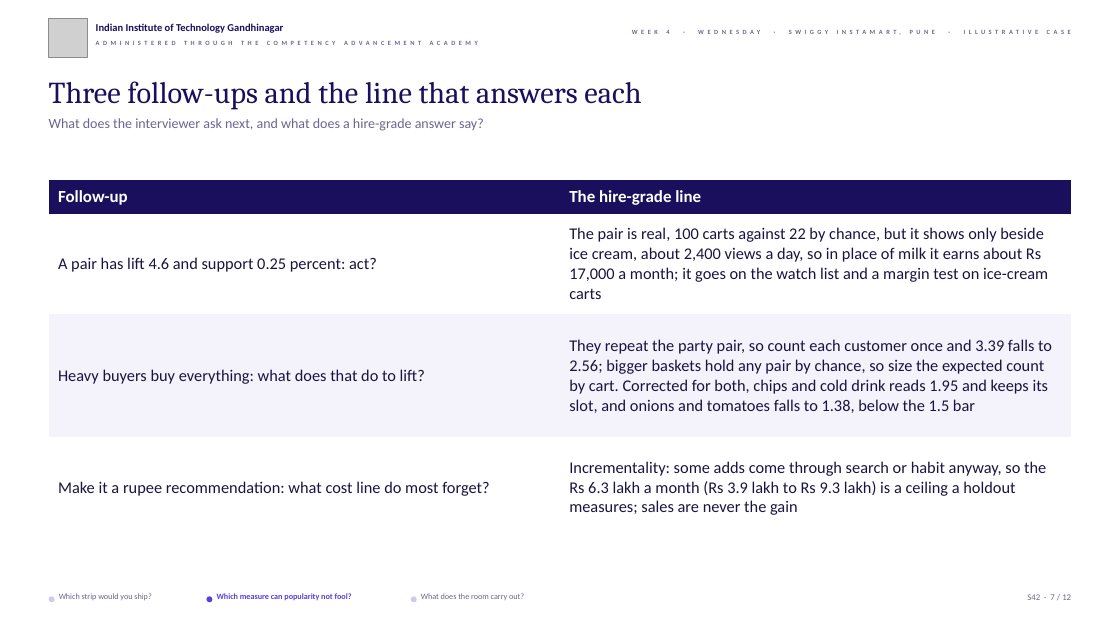
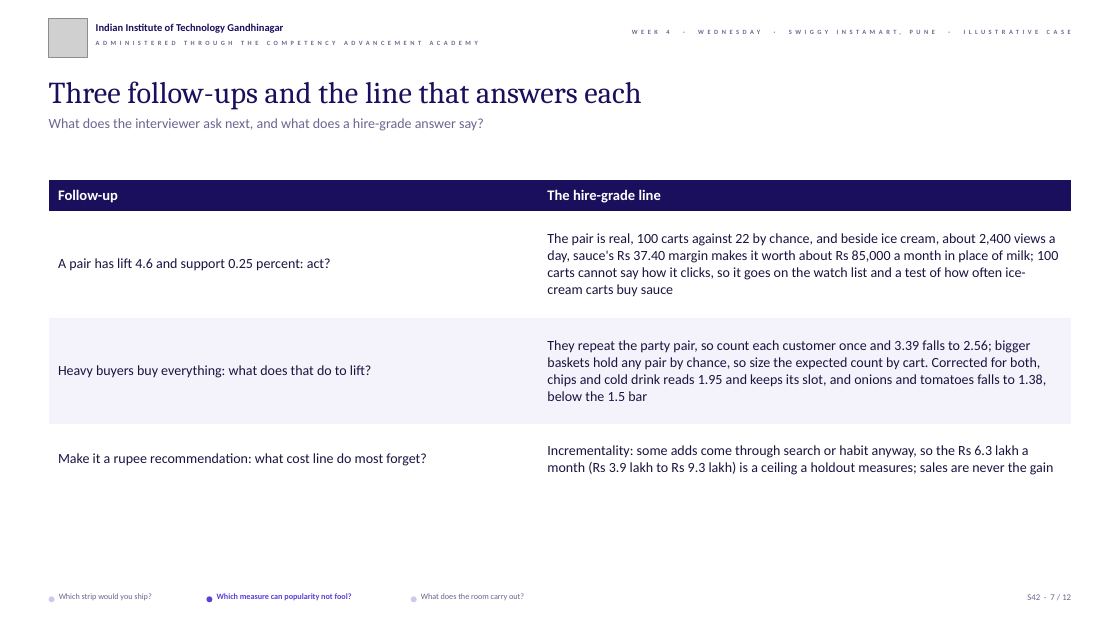
Before and after one commit to fde-academy-lab/c2-content-factory, a slide deck: slide 7 of content/W04/D3/slides/C2_W04_D03_half2_STUDENT.pptx. Drawn at 1120x630 pixels with LibreOffice and Linux fonts; fonts in the diff are those of the drawing; grey boxes stand for pictures; background and template pictures are left out. Boxes give left, top, right and bottom in pixels: in the first picture for what was removed or moved away, otherwise in the second. Text is boxed around its words. In the diff, an @@ line names an element or a change of style, - is before the commit and + after.

```diff
--- a/content/W04/D3/slides/C2_W04_D03_half2_STUDENT.pptx
+++ b/content/W04/D3/slides/C2_W04_D03_half2_STUDENT.pptx
@@ table at <box>49,180,1072,493</box> @@
-row 2, column 2: The pair is real, 100 carts against 22 by chance, but it shows only beside ice cream, about 2,400 views a day, so in place of milk it earns about Rs 17,000 a month; it goes on the watch list and a margin test on ice-cream carts
+row 2, column 2: The pair is real, 100 carts against 22 by chance, and beside ice cream, about 2,400 views a day, sauce's Rs 37.40 margin makes it worth about Rs 85,000 a month in place of milk; 100 carts cannot say how it clicks, so it goes on the watch list and a test of how often ice-cream carts buy sauce
@@ size 14.5 to 12.5 pt in "Follow-up", "The hire-grade line" @@
@@ size 14 to 12 pt in "A pair has lift 4.6 and support ...", "Heavy buyers buy everything: what does that ...", "They repeat the party pair, so count ...", "Make it a rupee recommendation: what cost ..." and 1 more places @@
```
Also in this commit, not shown: 1 other slide changed, 12 other files.
